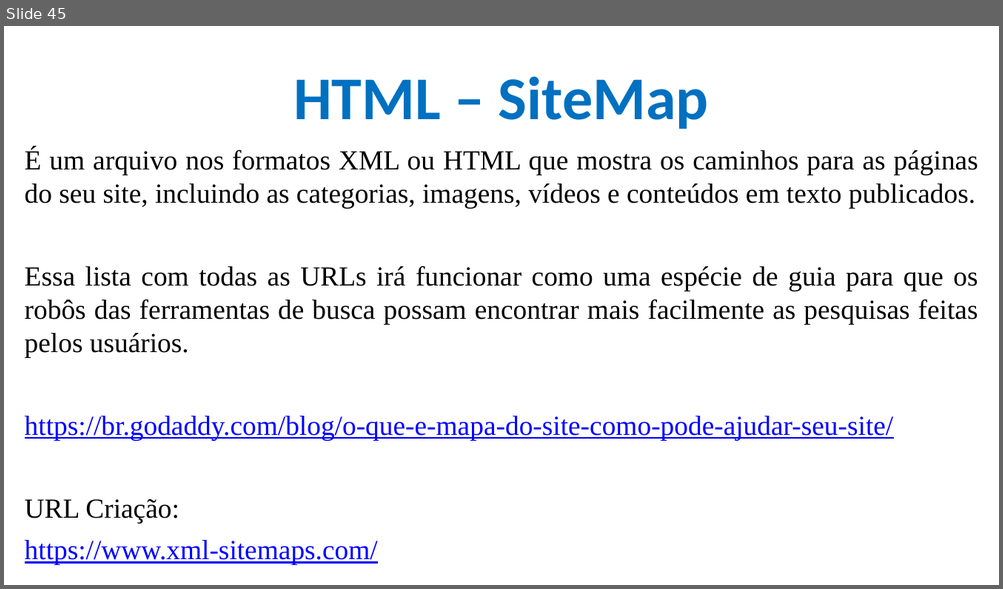
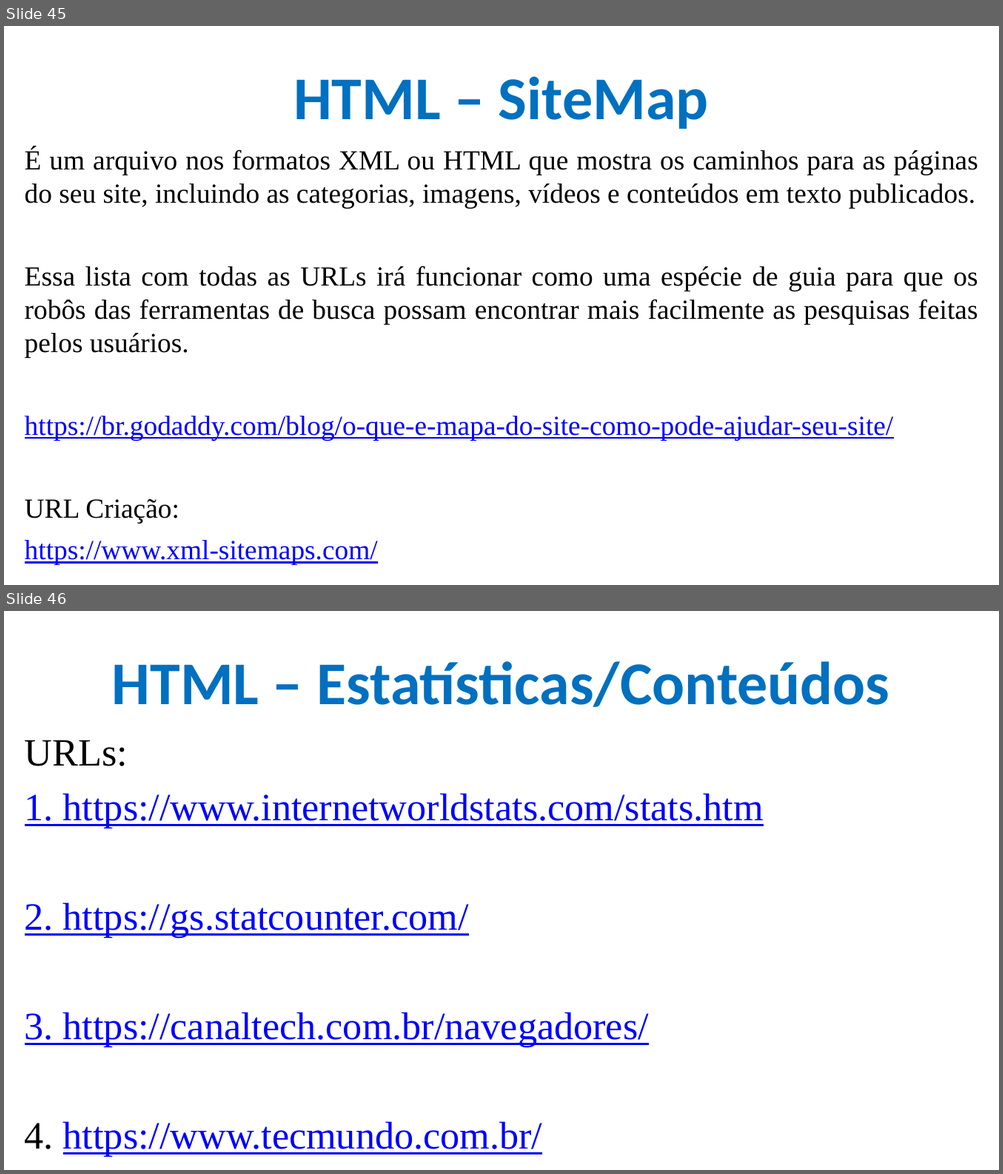
Before and after one commit to CloudEducationBrazil/WydenDesenvolvimentoWebPHP, a slide deck: 01 Classes/Aula 04 Desenvolvimento Web - HTML.pptx. Shown one above the other, each under a label of ours: slide 45 before the commit, slides 45 and 46 after it. The pictures are 1003x589 and 1003x1174 pixels, drawn with LibreOffice and Linux fonts; fonts in the diff are those of the drawing; background and template pictures are left out. Boxes give left, top, right and bottom in pixels: in the first picture for what was removed or moved away, otherwise in the second. Text is boxed around its words. In the diff, an @@ line names an element or a change of style, - is before the commit and + after.

Commit message:
sites aula 04 HTML

```diff
--- a/01 Classes/Aula 04 Desenvolvimento Web - HTML.pptx
+++ b/01 Classes/Aula 04 Desenvolvimento Web - HTML.pptx
@@ slide 46 added at bbox=[4, 611, 999, 1170], background picture (left out) @@
@@ title added at bbox=[112, 661, 889, 707], 44 pt, text #0070C0, bold @@
+HTML – Estatísticas/Conteúdos
@@ text added at bbox=[25, 740, 763, 1157], 28 pt, text #0000FF, underline @@
+URLs:
+1. https://www.internetworldstats.com/stats.htm
+2. https://gs.statcounter.com/
+3. https://canaltech.com.br/navegadores/
+4. https://www.tecmundo.com.br/
```
